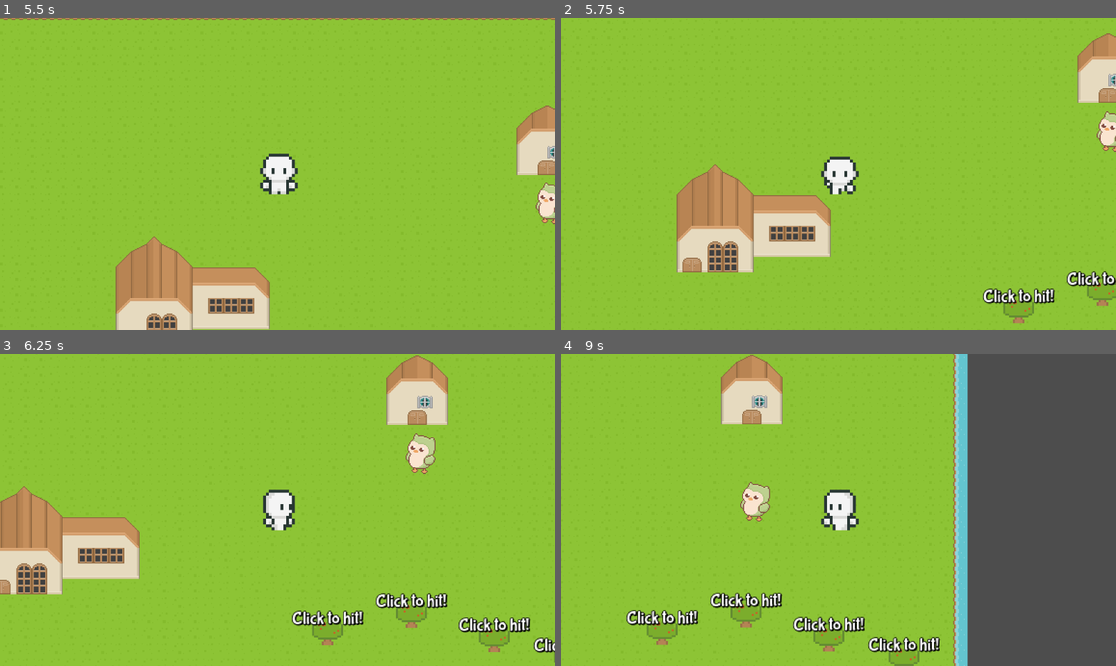
Above: before the commit, frames 1-4 (two rows, left to right).
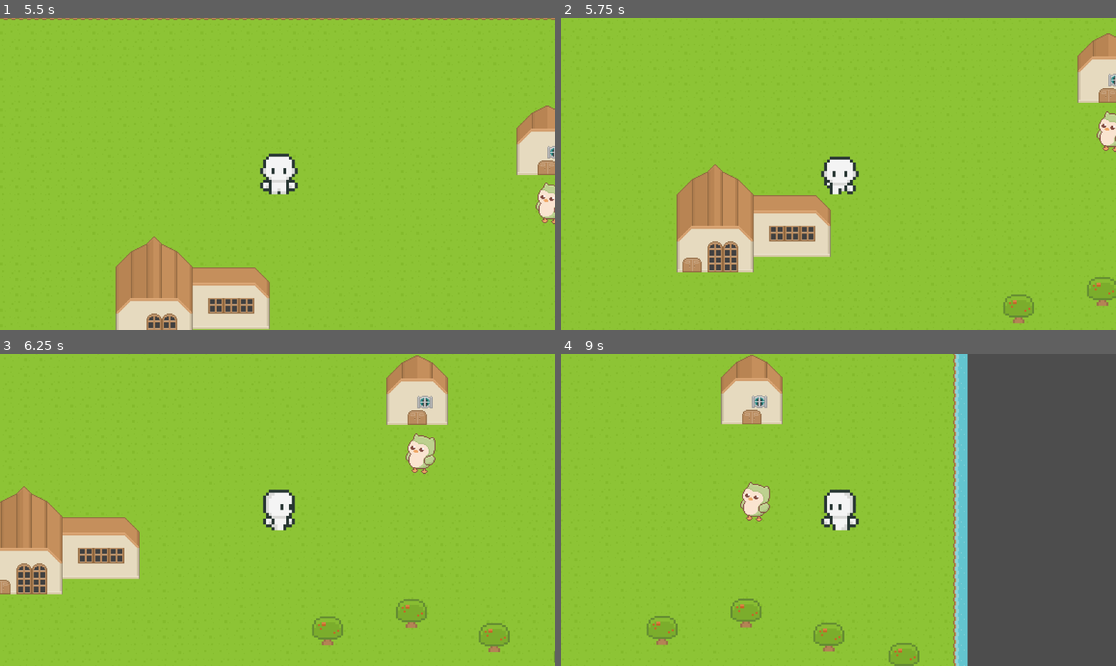
Above: after the commit, the same moments.

Repository: LKenny26/Buddyville
Game: Godot game, scene res://scenes/main.tscn
Same seed, same stepped clock (60 frames per second), same inputs: the game is played once before the commit and once after it.
Inputs (mouse positions are in pixels of both pictures, inside the frame that each line leads up to):
- Up to frame 1 (5.5 s): tap Enter every 0.75 s from 0.5 to 4.25 s; move the mouse to (399, 158) at 0.52 s; hold Right (Right) 0.53-1.28 s; click (399, 158) at 0.6 s; move the mouse to (166, 189) at 1.27 s; hold Down (Down) 1.28-2.03 s; click (166, 189) at 1.35 s; move the mouse to (333, 105) at 2.02 s; hold Right (Right) 2.03-2.78 s; hold Shift (Run) 2.03-2.78 s; click (333, 105) at 2.3 s; move the mouse to (249, 236) at 2.77 s; hold Up (Up) 2.78-3.53 s; click (249, 236) at 2.85 s; move the mouse to (444, 220) at 3.52 s; hold Left (Left) 3.53-5.03 s; click (444, 220) at 3.6 s; move the mouse to (111, 127) at 4.27 s; tap Shift (Run) at 4.35 s; click (111, 127) at 4.55 s; move the mouse to (305, 174) at 5.02 s; hold Down (Down) from 5.03 s (still down); click (305, 174) at 5.1 s
- Up to frame 2 (5.75 s): keep holding Down (Down)
- Up to frame 3 (6.25 s): move the mouse to (194, 432) at 5.77 s; release Down (Down) at 5.78 s; hold Right (Right) from 5.78 s (still down); click (194, 432) at 5.85 s
- Up to frame 4 (9 s): move the mouse to (960, 494) at 6.52 s; release Right (Right) at 6.53 s; hold Up (Up) 6.53-7.28 s; hold Shift (Run) 6.53-7.28 s; click (960, 494) at 6.8 s; move the mouse to (727, 525) at 7.27 s; hold Right (Right) 7.28-8.03 s; click (727, 525) at 7.35 s; move the mouse to (894, 441) at 8.02 s; hold Down (Down) 8.03-8.78 s; click (894, 441) at 8.1 s; move the mouse to (810, 572) at 8.77 s; hold Left (Left) from 8.78 s (still down); tap Shift (Run) at 8.85 s

Frame 1 is identical in both runs. In frame 2, 0.8% of the frame differs, in the area x 75-100%, y 81-92%; in frame 3, 1.6%; in frame 4, 2.0%, in the area x 11-69%, y 76-96%.

Commit message:
small things

Diff:
--- a/buddyville/scenes/player.tscn
+++ b/buddyville/scenes/player.tscn
@@ -681,7 +681,7 @@
 }]
 
 [sub_resource type="CircleShape2D" id="CircleShape2D_ht1qo"]
-radius = 36.6879
+radius = 24.3698
 
 [node name="player" type="CharacterBody2D"]
 scale = Vector2(3, 3)
--- a/buddyville/scenes/tree.gd
+++ b/buddyville/scenes/tree.gd
@@ -1,6 +1,7 @@
 extends Node2D
 
 signal give_player(item)
+var interacted = false
 
 # Called when the node enters the scene tree for the first time.
 func _ready():
@@ -13,12 +14,15 @@
 
 
 func _on_area_2d_body_entered(body):
-	$Tooltip.visible = true
+	if body != self:
+		$Tooltip.visible = true
 
 
 func _on_area_2d_body_exited(body):
 	$Tooltip.visible = false
 
 func interact():
-	print("apple")
-	emit_signal("give_player", "apple")
+	if !interacted:
+		print("apple")
+		emit_signal("give_player", "apple")
+		interacted = true
--- a/buddyville/scripts/player.gd
+++ b/buddyville/scripts/player.gd
@@ -81,8 +81,9 @@
 	queue_free()
 
 func _on_area_2d_body_entered(body: Node2D) -> void:
-	interactable = body
-	print(body)
+	if interactable == null:
+		interactable = body
+		print(body)
 
 func _on_area_2d_body_exited(body: Node2D) -> void:
 	print("exited")
Not shown: 1 places in buddyville/scenes/main.tscn that only renumber resources
